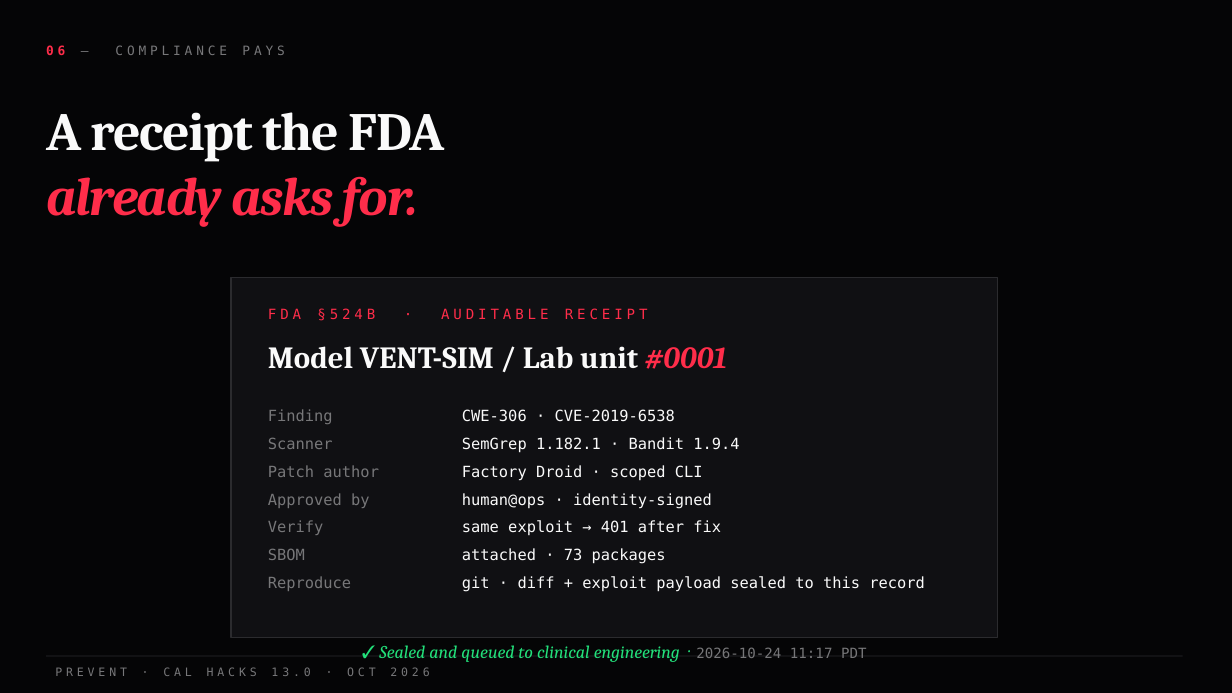
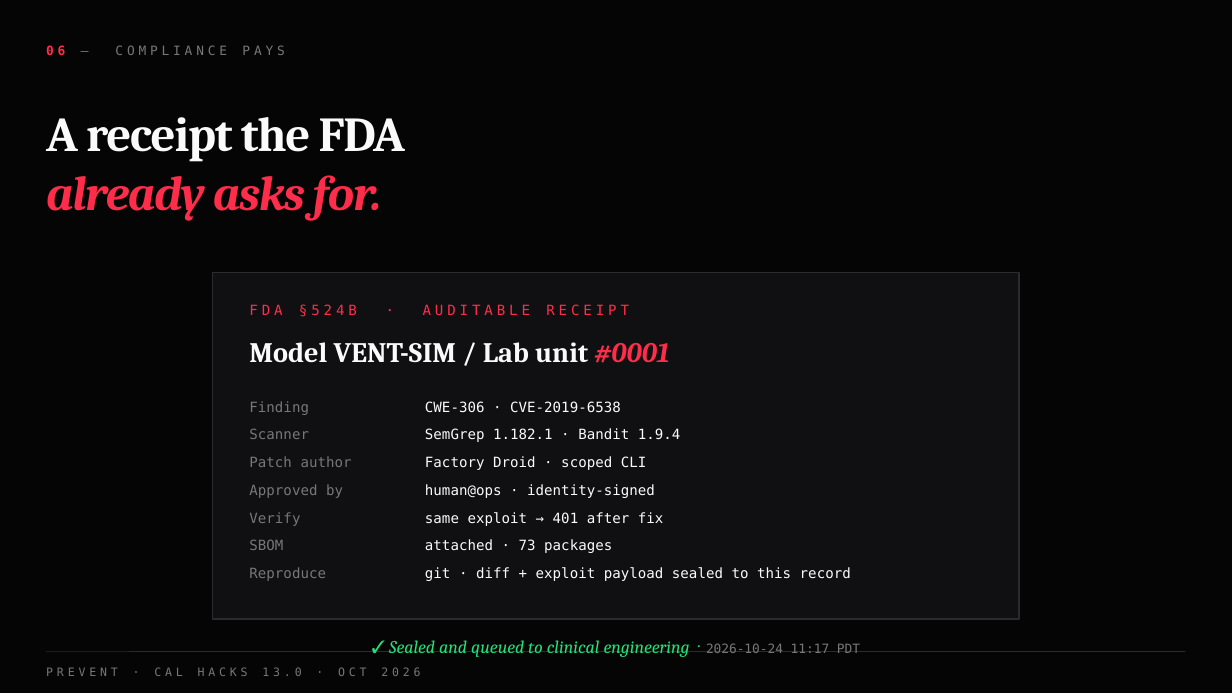
Before and after one commit to Sanjavan7/PreVent, a slide deck: slide 7 of deck/PreVent-pitch.pptx. Drawn at 1232x693 pixels with LibreOffice and Linux fonts; fonts in the diff are those of the drawing. Boxes give left, top, right and bottom in pixels: in the first picture for what was removed or moved away, otherwise in the second. Text is boxed around its words. In the diff, an @@ line names an element or a change of style, - is before the commit and + after.

```diff
--- a/deck/PreVent-pitch.pptx
+++ b/deck/PreVent-pitch.pptx
@@ text "A receipt the FDA already ..." at box(46, 117, 405, 220): size 42 to 38 pt @@
@@ rectangle: place and size @@
-rectangle at box(231, 277, 998, 638)
+rectangle at box(213, 273, 1019, 619)
@@ text "FDA §524B · AUDITABLE RECEIPT": place and size @@
-text "FDA §524B · AUDITABLE RECEIPT" at box(268, 308, 648, 321)
+text "FDA §524B · AUDITABLE RECEIPT" at box(249, 304, 629, 317)
@@ text "Model VENT-SIM / Lab unit ...": place and size @@
-text "Model VENT-SIM / Lab unit ..." at box(268, 346, 727, 369)
+text "Model VENT-SIM / Lab unit ..." at box(249, 342, 669, 363)
@@ text "Model VENT-SIM / Lab unit ..." at box(249, 342, 669, 363): size 24 to 22 pt @@
@@ text "Finding": place and size @@
-text "Finding" at box(268, 409, 333, 424)
+text "Finding" at box(249, 401, 309, 415)
@@ text "CWE-306 · CVE-2019-6538": place and size @@
-text "CWE-306 · CVE-2019-6538" at box(462, 409, 675, 422)
+text "CWE-306 · CVE-2019-6538" at box(425, 401, 621, 413)
@@ text "Scanner": place and size @@
-text "Scanner" at box(268, 438, 333, 449)
+text "Scanner" at box(249, 428, 309, 439)
@@ text "Patch author": place and size @@
-text "Patch author" at box(268, 465, 379, 477)
+text "Patch author" at box(249, 456, 352, 467)
@@ text "Factory Droid · scoped CLI": place and size @@
-text "Factory Droid · scoped CLI" at box(462, 465, 703, 481)
+text "Factory Droid · scoped CLI" at box(425, 456, 646, 470)
@@ text "SemGrep 1.182.1 · Bandit 1.9.4": place and size @@
-text "SemGrep 1.182.1 · Bandit 1.9.4" at box(462, 437, 739, 453)
+text "SemGrep 1.182.1 · Bandit 1.9.4" at box(425, 428, 681, 442)
@@ text "Approved by": place and size @@
-text "Approved by" at box(268, 493, 370, 508)
+text "Approved by" at box(249, 484, 343, 498)
@@ text "human@ops · identity-signed": place and size @@
-text "human@ops · identity-signed" at box(462, 493, 712, 509)
+text "human@ops · identity-signed" at box(425, 484, 655, 498)
@@ text "Verify": place and size @@
-text "Verify" at box(268, 520, 324, 535)
+text "Verify" at box(249, 512, 300, 526)
@@ text "same exploit → 401 after ...": place and size @@
-text "same exploit → 401 after ..." at box(462, 520, 721, 535)
+text "same exploit → 401 after ..." at box(425, 512, 664, 526)
@@ text "SBOM": place and size @@
-text "SBOM" at box(268, 549, 305, 560)
+text "SBOM" at box(249, 539, 283, 550)
@@ text "attached · 73 packages": place and size @@
-text "attached · 73 packages" at box(462, 548, 666, 564)
+text "attached · 73 packages" at box(425, 539, 612, 553)
@@ size 12 to 11 pt in 14 elements at box(425, 456, 646, 470), box(425, 484, 655, 498), box(425, 512, 664, 526), box(425, 401, 621, 413), box(425, 428, 681, 442), box(425, 539, 612, 553), box(425, 567, 851, 581), box(249, 401, 309, 415), box(249, 428, 309, 439), box(249, 456, 352, 467), box(249, 484, 343, 498), box(249, 512, 300, 526), box(249, 539, 283, 550), box(249, 567, 326, 581) @@
@@ text "Reproduce": place and size @@
-text "Reproduce" at box(268, 576, 351, 591)
+text "Reproduce" at box(249, 567, 326, 581)
@@ text "git · diff + exploit ...": place and size @@
-text "git · diff + exploit ..." at box(462, 576, 925, 592)
+text "git · diff + exploit ..." at box(425, 567, 851, 581)
@@ text "✓ Sealed and queued to ..." at box(389, 640, 860, 657): size 11 to 10 pt in "2026-10-24 11:17 PDT" @@
@@ text "PREVENT · CAL HACKS 13.0 ...": place and size @@
-text "PREVENT · CAL HACKS 13.0 ..." at box(55, 667, 429, 676)
+text "PREVENT · CAL HACKS 13.0 ..." at box(46, 667, 420, 676)
@@ line moved from (46, 656) - (1183, 656) to (46, 652) - (1186, 652) @@
```
Also in this commit, not shown: 8 other slides changed.
